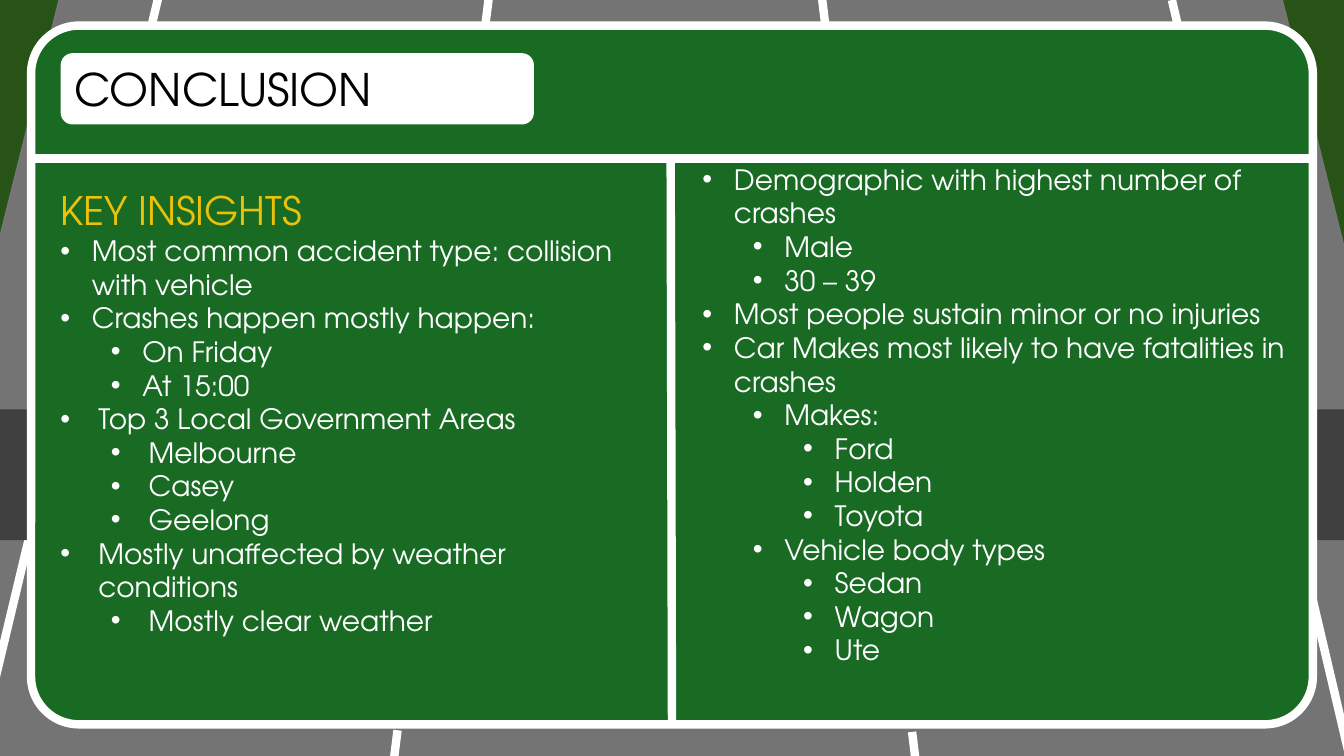
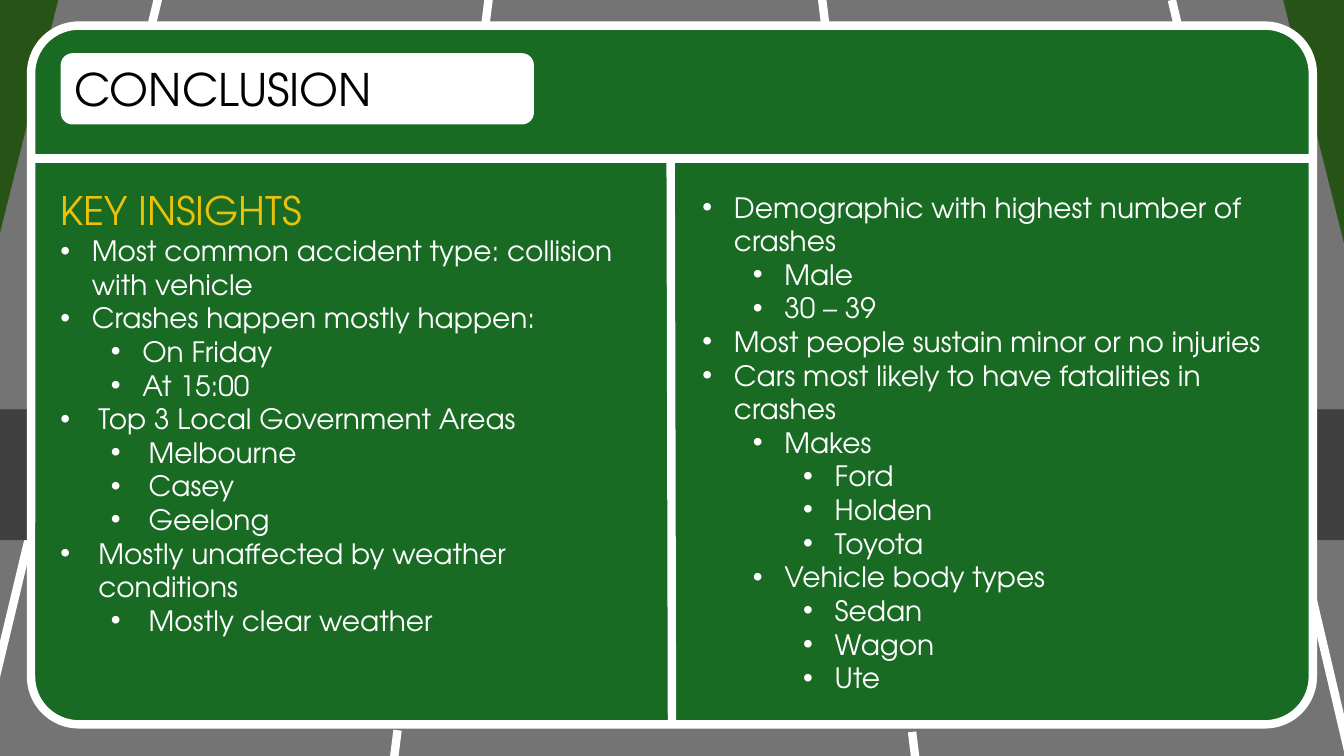
Before and after one commit to RealFakeDoor/Victoria_Road_Crash_Analysis, a slide deck: slide 8 of Presentation/car_crash_slide.pptx. Drawn at 1344x756 pixels with LibreOffice and Linux fonts; fonts in the diff are those of the drawing. Boxes give left, top, right and bottom in pixels: in the first picture for what was removed or moved away, otherwise in the second. Text is boxed around its words. In the diff, an @@ line names an element or a change of style, - is before the commit and + after.

```diff
--- a/Presentation/car_crash_slide.pptx
+++ b/Presentation/car_crash_slide.pptx
@@ text "Demographic with highest number of ...": place and size @@
-text "Demographic with highest number of ..." at (734,160,1285,661)
+text "Demographic with highest number of ..." at (734,197,1261,689)
@@ text at (734,356,1201,466): text changed @@
-• Car Makes most likely to have fatalities in crashes
-  • Makes:
+• Cars most likely to have fatalities in crashes
+  • Makes
```
Also in this commit, not shown: 5 other slides changed.
